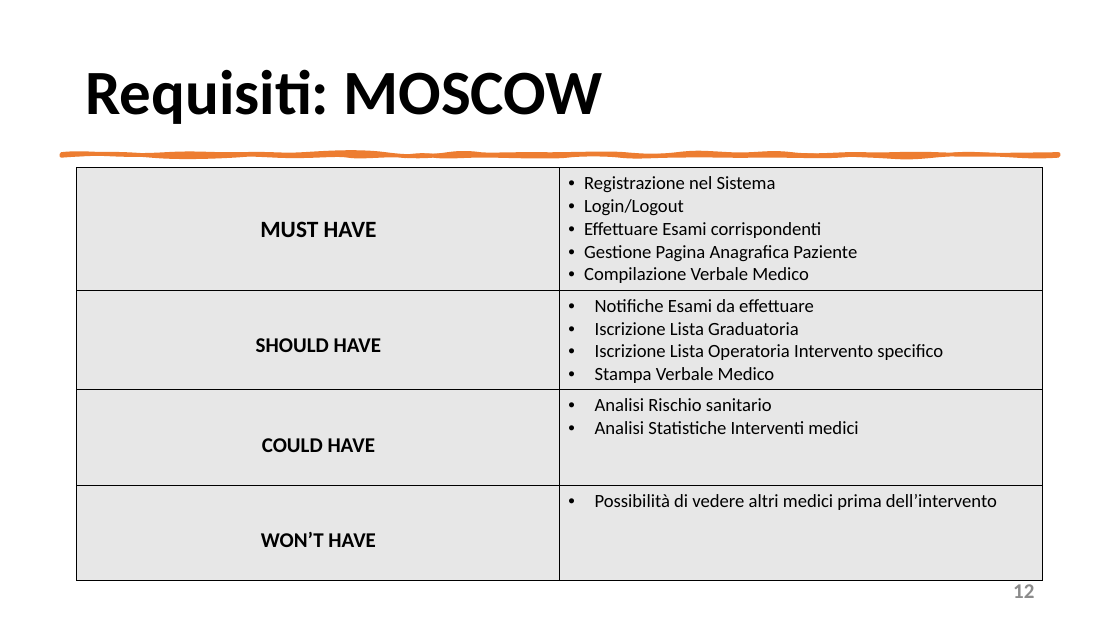
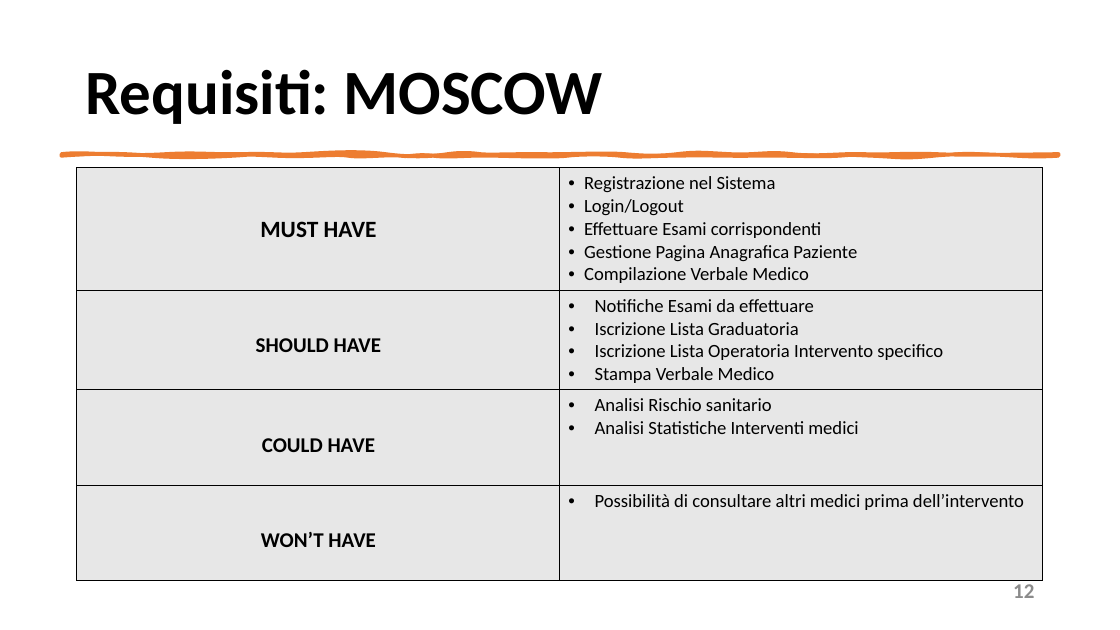
Before and after one commit to mangilimatteo/Progetto_Ingegneria_Software_Cattaneo_Mangili_Saini, a slide deck: slide 12 of Presentazione/Presentazione_Progetto.pptx. Drawn at 1120x630 pixels with LibreOffice and Linux fonts; fonts in the diff are those of the drawing. Boxes give left, top, right and bottom in pixels: in the first picture for what was removed or moved away, otherwise in the second. Text is boxed around its words. In the diff, an @@ line names an element or a change of style, - is before the commit and + after.

```diff
--- a/Presentazione/Presentazione_Progetto.pptx
+++ b/Presentazione/Presentazione_Progetto.pptx
@@ table at <box>77,168,1044,577</box> @@
-row 4, column 2: Possibilità di vedere altri medici prima dell’intervento
+row 4, column 2: Possibilità di consultare altri medici prima dell’intervento
```
Also in this commit, not shown: 7 other slides changed.
